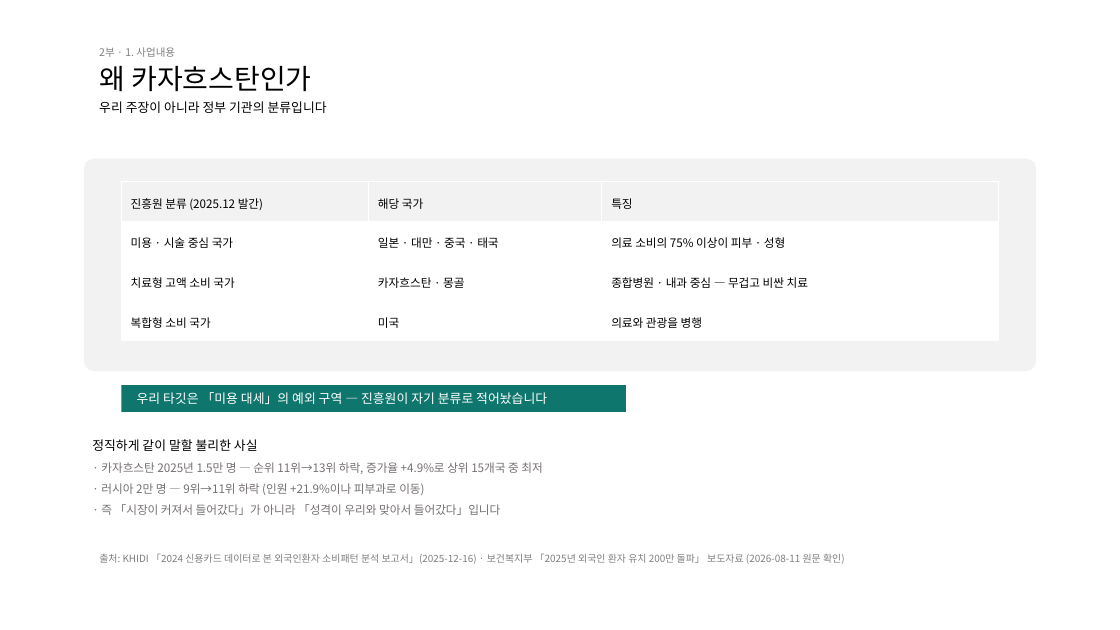
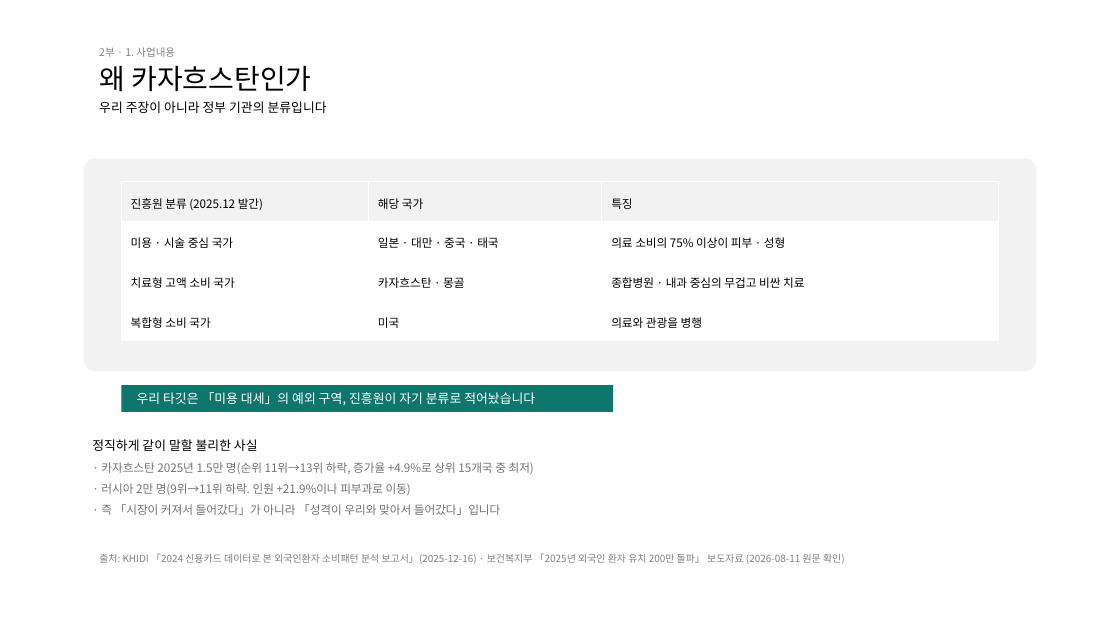
Before and after one commit to bonroi2296-tech/HEALO_KHIDI, a slide deck: slide 7 of docs/presentations/KHIDI_중간보고_20260827.pptx. Drawn at 1120x630 pixels with LibreOffice and Linux fonts; fonts in the diff are those of the drawing. Boxes give left, top, right and bottom in pixels: in the first picture for what was removed or moved away, otherwise in the second. Text is boxed around its words. In the diff, an @@ line names an element or a change of style, - is before the commit and + after.

```diff
--- a/docs/presentations/KHIDI_중간보고_20260827.pptx
+++ b/docs/presentations/KHIDI_중간보고_20260827.pptx
@@ table at bbox=[121, 182, 998, 341] @@
-row 3, column 3: 종합병원 · 내과 중심 — 무겁고 비싼 치료
+row 3, column 3: 종합병원 · 내과 중심의 무겁고 비싼 치료
@@ rectangle: place and size @@
-rectangle at bbox=[121, 385, 626, 412]
+rectangle at bbox=[121, 385, 613, 412]
@@ text at bbox=[137, 392, 535, 405]: text changed @@
-우리 타깃은 「미용 대세」의 예외 구역 — 진흥원이 자기 분류로 적어놨습니다
+우리 타깃은 「미용 대세」의 예외 구역, 진흥원이 자기 분류로 적어놨습니다
@@ text at bbox=[101, 462, 534, 495]: text changed @@
-· 카자흐스탄 2025년 1.5만 명 — 순위 11위→13위 하락, 증가율 +4.9%로 상위 15개국 중 최저
-· 러시아 2만 명 — 9위→11위 하락 (인원 +21.9%이나 피부과로 이동)
+· 카자흐스탄 2025년 1.5만 명(순위 11위→13위 하락, 증가율 +4.9%로 상위 15개국 중 최저)
+· 러시아 2만 명(9위→11위 하락. 인원 +21.9%이나 피부과로 이동)
```
Also in this commit, not shown: 12 other slides changed, 1 other file.
